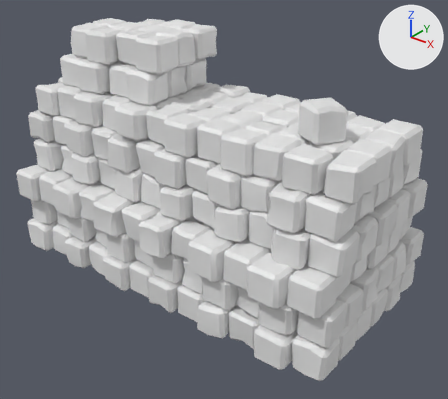
Renders of the OBJ model game/prefabs/barricade/barricade_meshes/old/block_f.obj from each side of a commit.
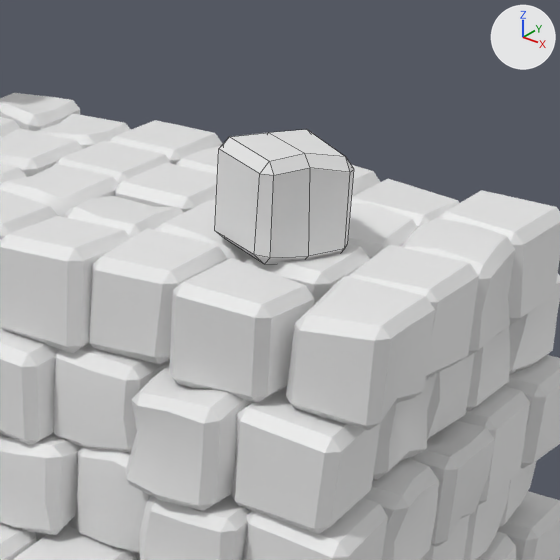
Each version is shown whole from a camera (50 mm lens) standing at (2.263, -2.887, 2.171) and looking at (0.016, -0.077, 0.43), then close up on the part from 49% to 94% of the width and 13% to 63% of the height. The lights are fixed; the arrows at upper right show +X, +Y and +Z. The last two pictures show the newer version. The close-ups show mesh edges as thin lines. Where no turn or scale is listed for an object, it has been applied to the vertices.

In view in the first close-up: 'block_f_a', 'block_f_c'.
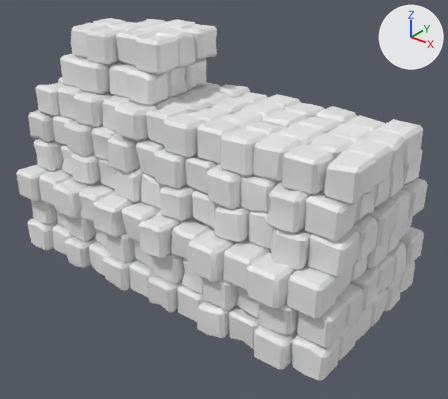
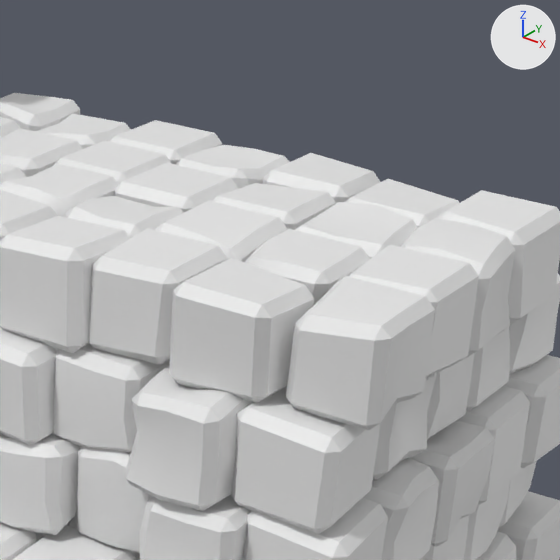
Commit message: update block_f

Changed parts and their boxes [x1, y1, x2, y2] in the close-ups (560 x 560 px):
'block_f_c', deleted
    before: [215, 130, 354, 264]

Diff of the bpy script that builds the scene:
```diff
--- a/game/prefabs/barricade/barricade_meshes/old/block_f.obj.py
+++ b/game/prefabs/barricade/barricade_meshes/old/block_f.obj.py
@@ ob_block_f_c @@
-ob_block_f_c = bpy.data.objects.new('block_f_c', me_block_f_c)
-ob_block_f_c.location = (0.0, 0.0, 0.0)
```
